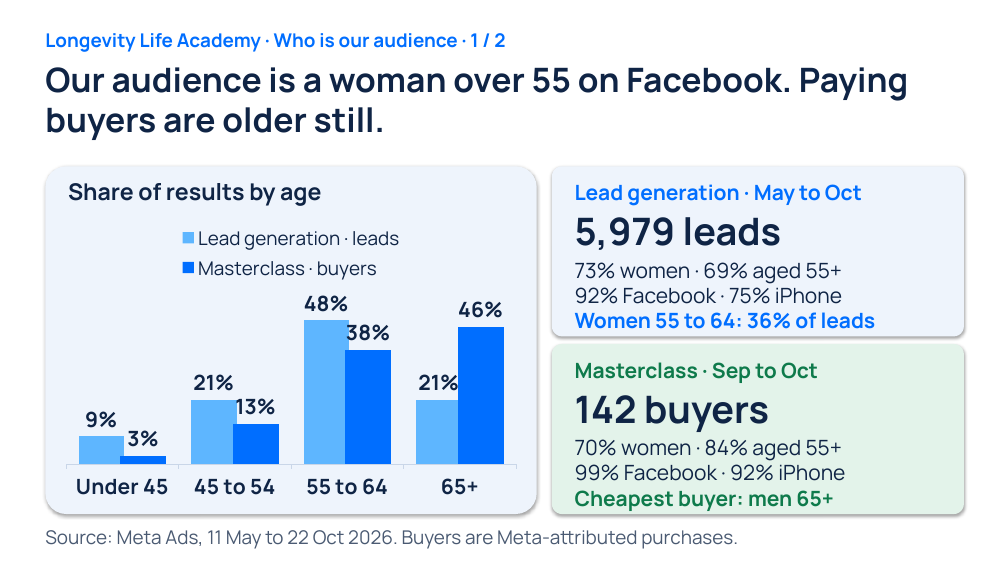
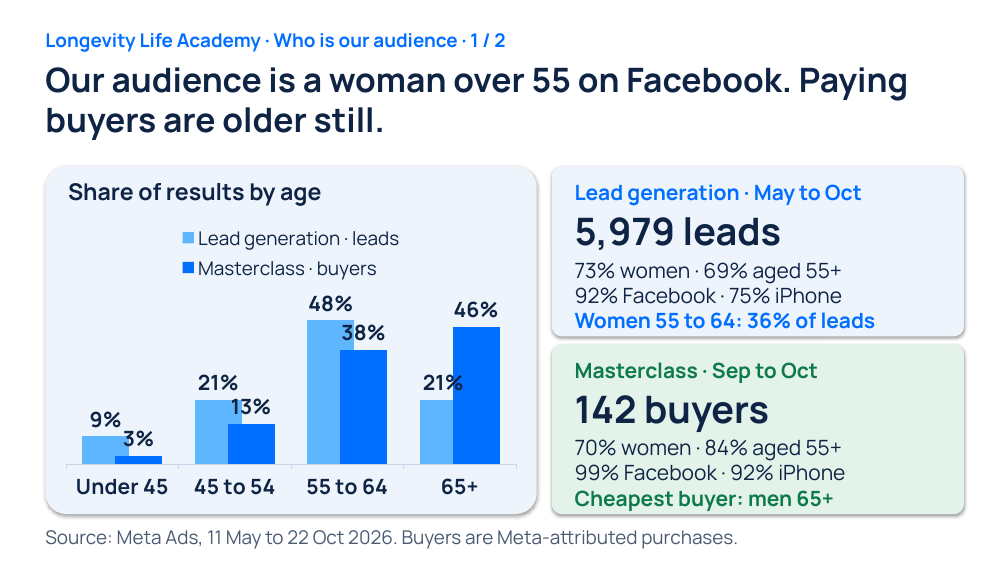
Before and after one commit to gitteromri-ux/julie-ceo-launch-report, a slide deck: slide 1 of audience-2026-10-22/LLA_Who_Is_Our_Audience.pptx. Drawn at 1008x567 pixels with LibreOffice and Linux fonts; fonts in the diff are those of the drawing. Boxes give left, top, right and bottom in pixels: in the first picture for what was removed or moved away, otherwise in the second. Text is boxed around its words. In the diff, an @@ line names an element or a change of style, - is before the commit and + after.

Commit message:
Chart spacing

```diff
--- a/audience-2026-10-22/LLA_Who_Is_Our_Audience.pptx
+++ b/audience-2026-10-22/LLA_Who_Is_Our_Audience.pptx
@@ column chart at bbox=[57, 216, 526, 507] @@
@@ bar spacing changed @@
```
Also in this commit, not shown: 2 other files.
